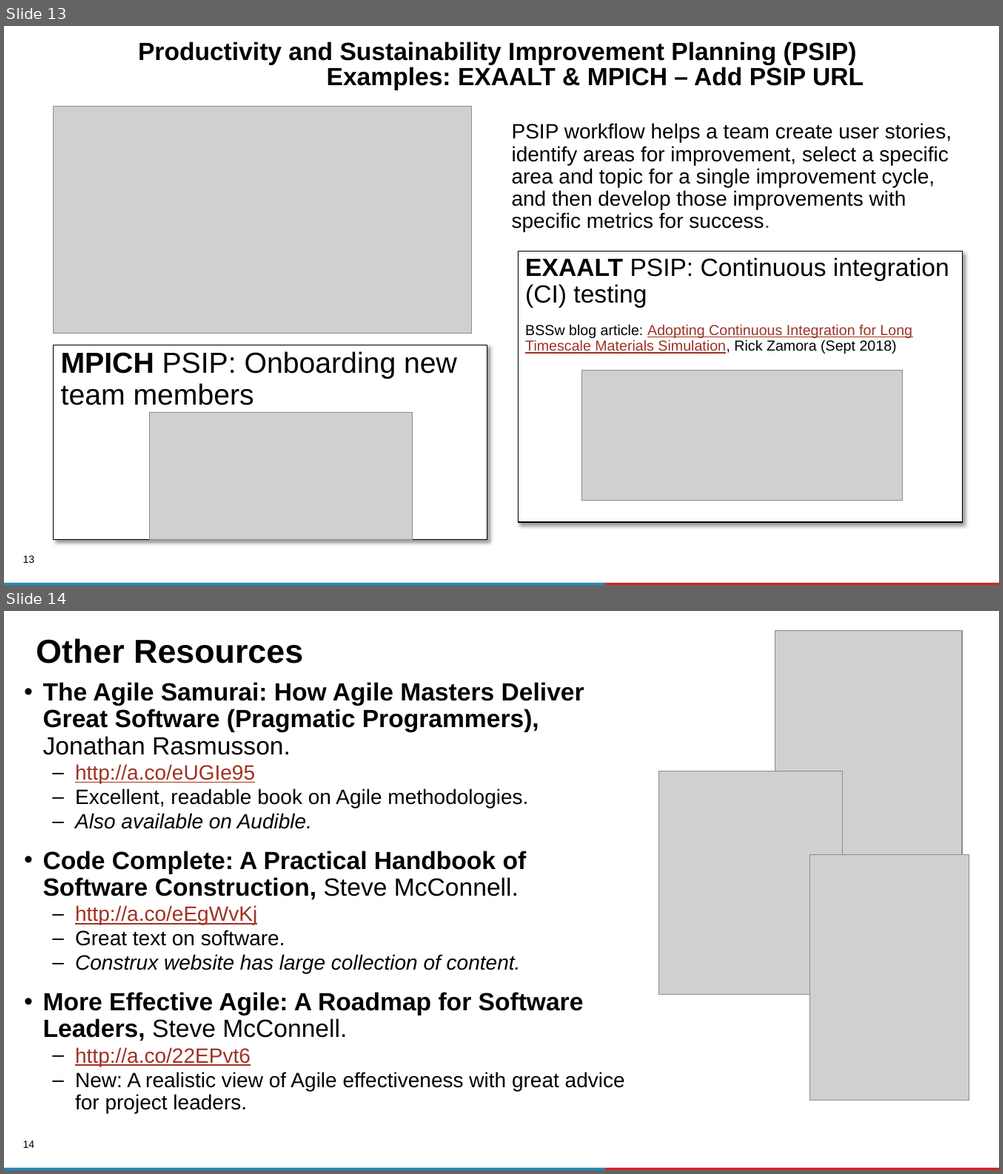
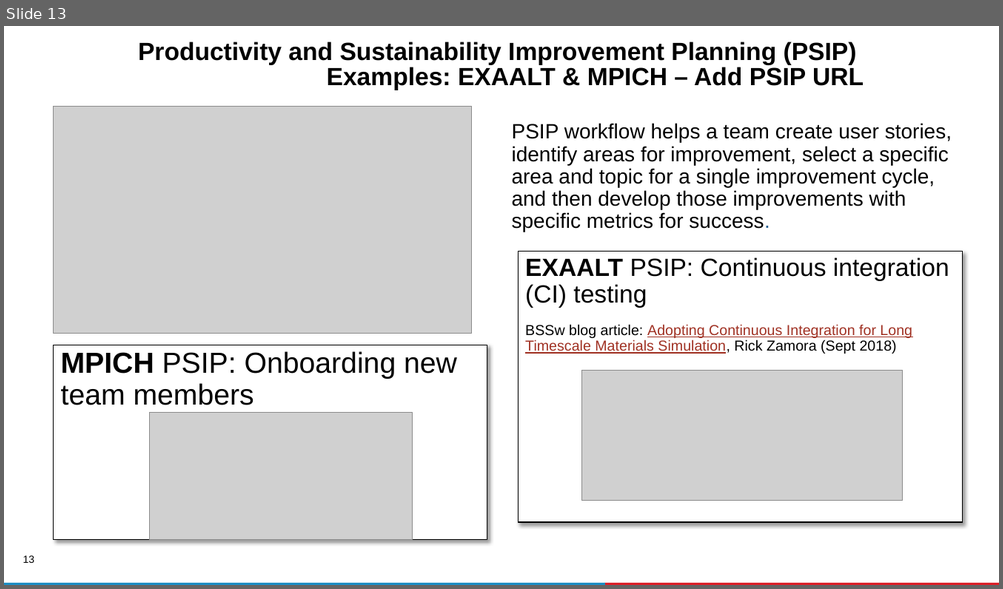
Before and after one commit to betterscientificsoftware/bssw-tutorial, a slide deck: presentations/05.5-quick-review.pptx. Shown one above the other, each under a label of ours: slides 13 and 14 before the commit, slide 13 after it. The pictures are 1003x1174 and 1003x589 pixels, drawn with LibreOffice and Linux fonts; fonts in the diff are those of the drawing; grey boxes stand for pictures; background and template pictures are left out. Boxes give left, top, right and bottom in pixels: in the first picture for what was removed or moved away, otherwise in the second. Text is boxed around its words. In the diff, an @@ line names an element or a change of style, - is before the commit and + after.

```diff
--- a/presentations/05.5-quick-review.pptx
+++ b/presentations/05.5-quick-review.pptx
@@ slide 14 removed at (4, 611, 999, 1170), background #FFFFFF; not listed: 3 template elements that a slide beside it also shows @@
@@ picture removed at (775, 631, 962, 855) @@
@@ title removed at (36, 638, 303, 664) @@
-Other Resources
@@ text removed at (43, 682, 625, 1113) @@
-• The Agile Samurai: How Agile Masters Deliver Great Software (Pragmatic Programmers), Jonathan Rasmusson.
-  – http://a.co/eUGIe95
-  – Excellent, readable book on Agile methodologies.
-  – Also available on Audible.
-• Code Complete: A Practical Handbook of Software Construction, Steve McConnell.
-  – http://a.co/eEgWvKj
-  – Great text on software.
-  – Construx website has large collection of content.
-• More Effective Agile: A Roadmap for Software Leaders, Steve McConnell.
-  – http://a.co/22EPvt6
-  – New: A realistic view of Agile effectiveness with great advice for project leaders.
@@ picture removed at (658, 772, 842, 995) @@
@@ picture removed at (809, 855, 969, 1100) @@
```
Also in this commit, not shown: 1 slide changed.
